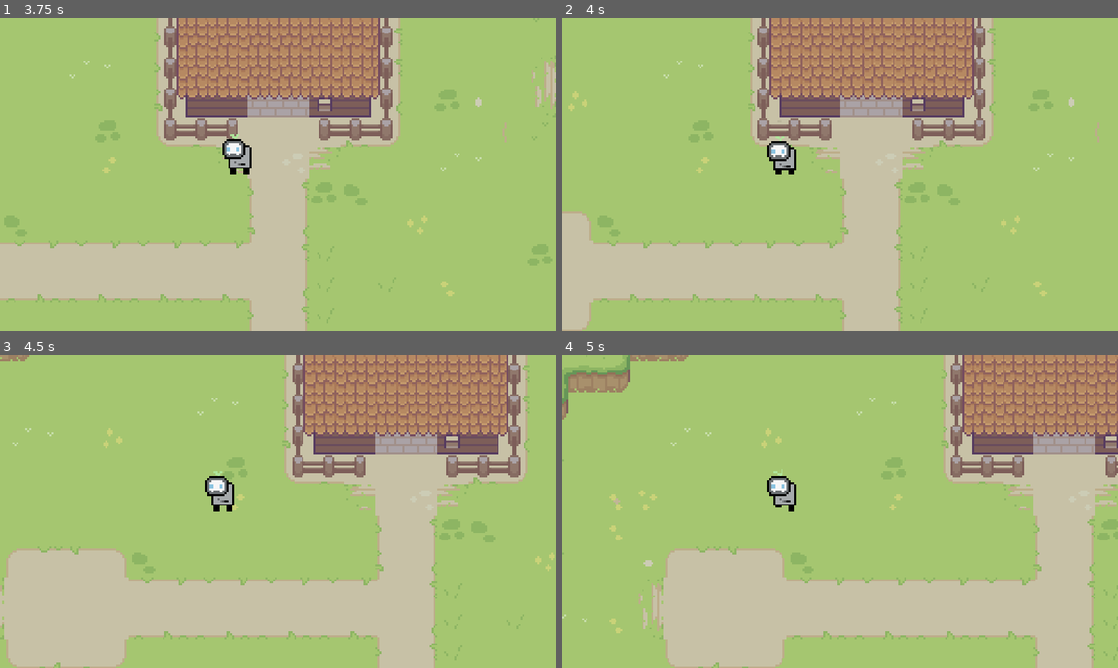
Above: before the commit, frames 1-4 (two rows, left to right).
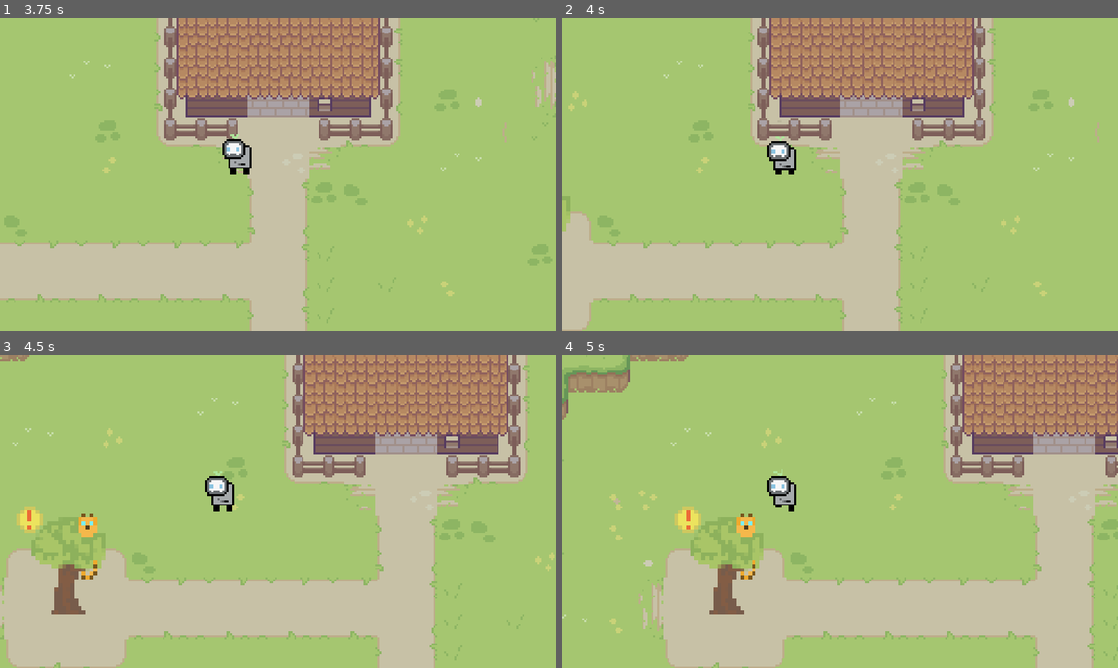
Above: after the commit, the same moments.

Repository: Ewie28/DDR
Game: Godot game, scene res://scenes/outside.tscn
Two runs of this game, one before a commit and one after it. Both use one fixed random seed, a clock stepped at 60 frames per second and the inputs below. The project has no main scene, so this scene is started directly.
Inputs:
- Up to frame 1 (3.75 s): tap Enter at 0.5, 3.5 s; hold Up (button_UP) 0.53-1.25 s; click "Start game!" at 1.25 s; tap Space at 2 s; hold Up (button_UP) 2.03-2.75 s; click "Start game!" at 2.75 s; hold Left (button_LEFT) from 3.53 s (still down)
- Up to frame 2 (4 s): keep holding Left (button_LEFT)
- Up to frame 3 (4.5 s): keep holding Left (button_LEFT)
- Up to frame 4 (5 s): keep holding Left (button_LEFT)

Frame 1 is identical in both runs. In frame 2, less than 0.1% of the frame differs, in the area x 0-2%, y 61-69%; in frame 3, 1.9%, in the area x 3-19%, y 48-83%; in frame 4, 1.9%.

Commit message:
first mission transition to base level completed

Diff:
--- /dev/null
+++ b/ddr/assets/missions/area_2d.gd
@@ -0,0 +1,14 @@
+extends Area2D
+
+
+func _on_body_entered(body: Node2D) -> void:
+	Signals.transition_scene = true
+	change_scene()
+
+func change_scene():
+	if Signals.transition_scene == true:
+			Signals.finish_change_scene() #used so bedroom can communicate with outside scene?
+			get_tree().change_scene_to_file("res://scenes/Rhythms/BaseRhythm.tscn") #change this link for correct mission and level
+
+
+#no need exit because they will exit from rythm
--- /dev/null
+++ b/ddr/assets/missions/level_1_cat.tscn
@@ -0,0 +1,34 @@
+[gd_scene load_steps=5 format=3 uid="uid://be7wfwh4aloc0"]
+
+[ext_resource type="Texture2D" uid="uid://bxmahbv7d6fpi" path="res://assets/bg/level1_cat.png" id="1_8lyp3"]
+[ext_resource type="Script" uid="uid://cwym2lwlij1dv" path="res://assets/missions/area_2d.gd" id="2_okqnp"]
+
+[sub_resource type="SpriteFrames" id="SpriteFrames_okqnp"]
+animations = [{
+"frames": [{
+"duration": 1.0,
+"texture": ExtResource("1_8lyp3")
+}],
+"loop": true,
+"name": &"cat",
+"speed": 5.0
+}]
+
+[sub_resource type="RectangleShape2D" id="RectangleShape2D_3y0py"]
+size = Vector2(19, 26)
+
+[node name="level_1_cat" type="CharacterBody2D"]
+
+[node name="AnimatedSprite2D" type="AnimatedSprite2D" parent="."]
+texture_filter = 1
+sprite_frames = SubResource("SpriteFrames_okqnp")
+animation = &"cat"
+
+[node name="Area2D" type="Area2D" parent="."]
+script = ExtResource("2_okqnp")
+
+[node name="CollisionShape2D" type="CollisionShape2D" parent="Area2D"]
+position = Vector2(0.5, 1)
+shape = SubResource("RectangleShape2D_3y0py")
+
+[connection signal="body_entered" from="Area2D" to="Area2D" method="_on_body_entered"]
--- a/ddr/scenes/outside.tscn
+++ b/ddr/scenes/outside.tscn
@@ -10,6 +10,7 @@
 [ext_resource type="Texture2D" uid="uid://b8wq53buav6xh" path="res://assets/bg/Fences.png" id="3_bkgx0"]
 [ext_resource type="Texture2D" uid="uid://dn0jxb48nr4xa" path="res://assets/bg/Tilled_Dirt_Wide_v2.png" id="3_v7x2m"]
 [ext_resource type="Texture2D" uid="uid://dhkmdm0fj2v0o" path="res://assets/bg/Grass.png" id="7_lt7nq"]
+[ext_resource type="PackedScene" uid="uid://be7wfwh4aloc0" path="res://assets/missions/level_1_cat.tscn" id="11_v7x2m"]
 
 [sub_resource type="TileSetAtlasSource" id="TileSetAtlasSource_nxbbw"]
 texture = ExtResource("2_lt7nq")
@@ -490,5 +491,9 @@
 position = Vector2(288, 93)
 shape = SubResource("RectangleShape2D_udpx5")
 
+[node name="level_1_cat" parent="." instance=ExtResource("11_v7x2m")]
+position = Vector2(112, 151)
+scale = Vector2(2, 2)
+
 [connection signal="body_entered" from="bedroom_transition" to="." method="_on_bedroom_transition_body_entered"]
 [connection signal="body_exited" from="bedroom_transition" to="." method="_on_bedroom_transition_body_exited"]
Binary file added: ddr/assets/bg/level1_cat.png
Not shown, added: ddr/assets/missions/area_2d.gd.uid
Not shown: 1 places in ddr/scenes/outside.tscn that only renumber resources
